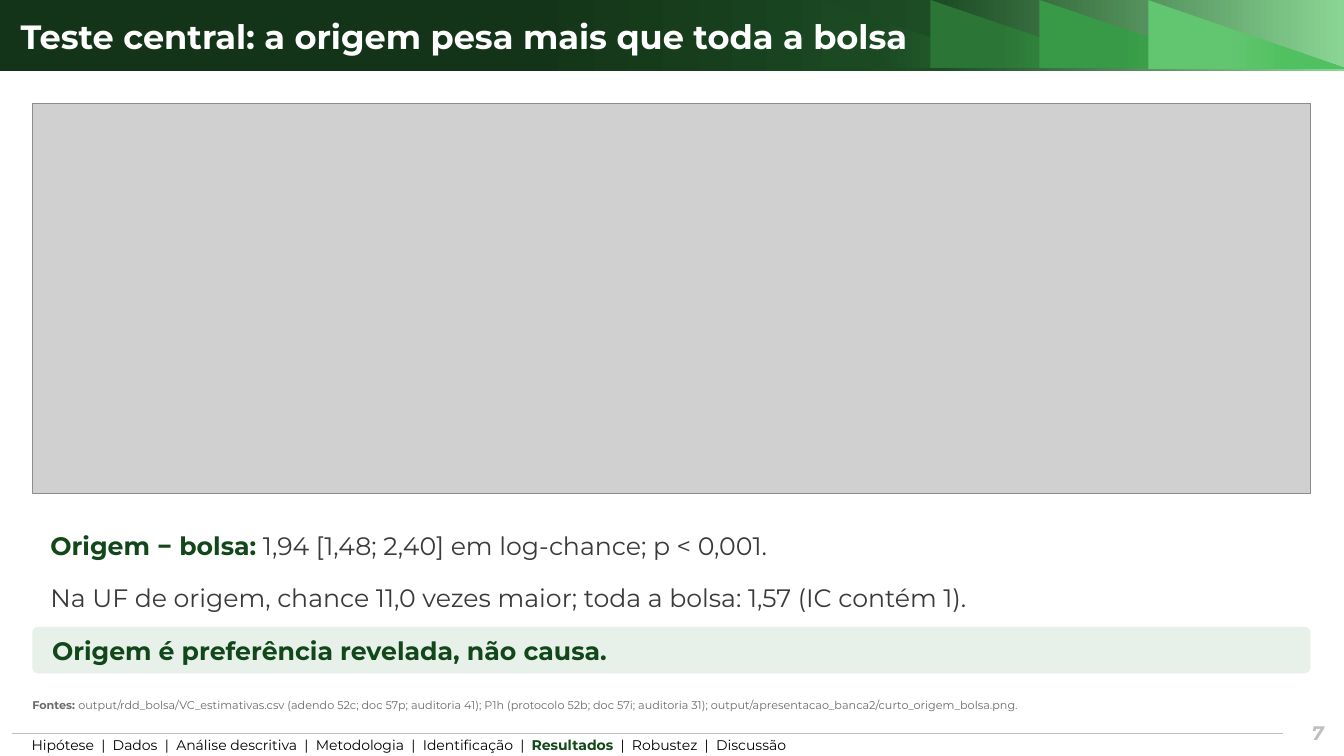
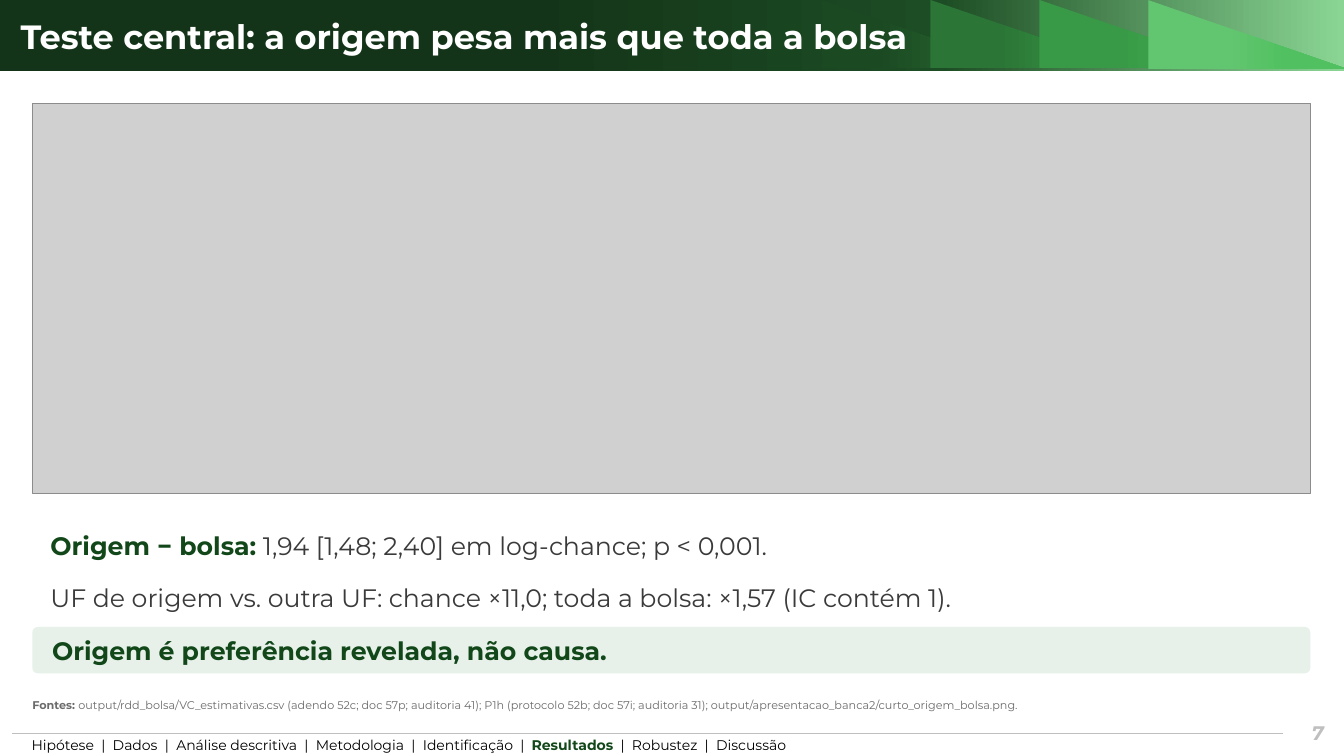
Before and after one commit to ka1victor/impact-eval-health-econ-pmme, a slide deck: slide 7 of output/apresentacao_banca2/deck_banca2_curto.pptx. Drawn at 1344x756 pixels with LibreOffice and Linux fonts; fonts in the diff are those of the drawing; grey boxes stand for pictures; background and template pictures are left out. Boxes give left, top, right and bottom in pixels: in the first picture for what was removed or moved away, otherwise in the second. Text is boxed around its words. In the diff, an @@ line names an element or a change of style, - is before the commit and + after.

```diff
--- a/output/apresentacao_banca2/deck_banca2_curto.pptx
+++ b/output/apresentacao_banca2/deck_banca2_curto.pptx
@@ text at <box>50,588,951,612</box>: text changed @@
-Na UF de origem, chance 11,0 vezes maior; toda a bolsa: 1,57 (IC contém 1).
+UF de origem vs. outra UF: chance ×11,0; toda a bolsa: ×1,57 (IC contém 1).
```
Also in this commit, not shown: 5 other slides changed, 18 other files.
